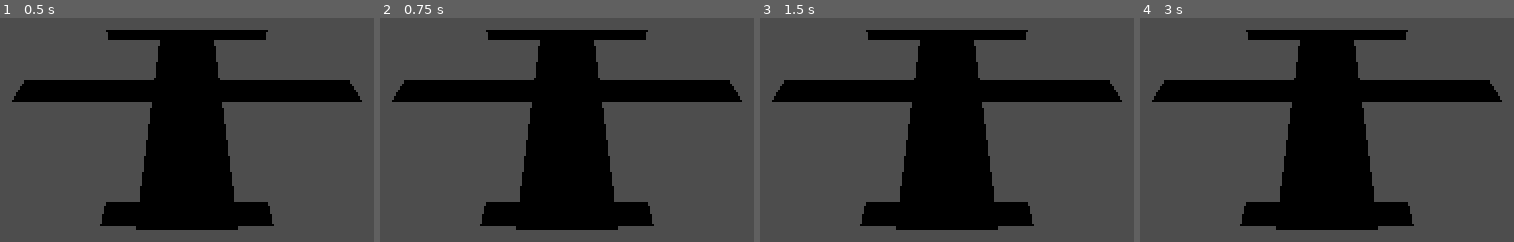
Above: before the commit, frames 1-4 (left to right).
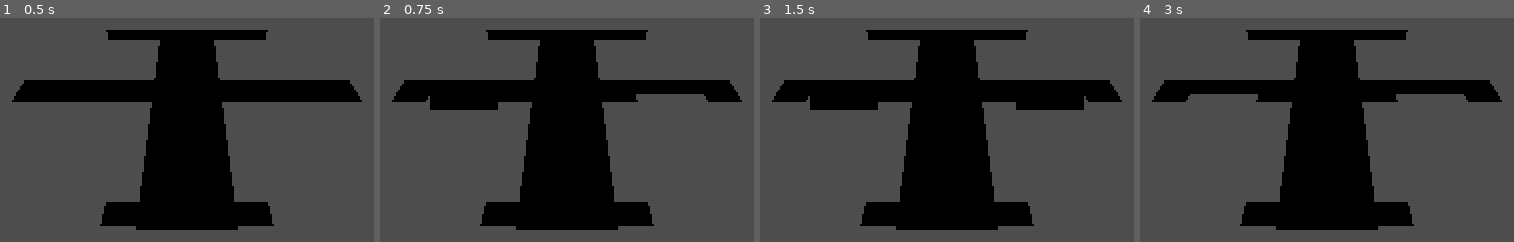
Above: after the commit, the same moments.

Repository: proximadams/Paper-Pilots
Game: Godot game, scene res://scenes/player.tscn
The game is run twice, just before and just after one commit, with the same random seed, the same clock (stepped at 60 frames per second) and the same inputs.
Inputs:
- Up to frame 1 (0.5 s): no input
- Up to frame 2 (0.75 s): tap Enter at 0.5 s; hold Right (move_right, bound only after the commit) from 0.53 s (still down)
- Up to frame 3 (1.5 s): tap Space at 1.25 s; release Right (move_right, bound only after the commit) at 1.28 s; hold Down (move_down, bound only after the commit) from 1.28 s (still down)
- Up to frame 4 (3 s): tap Enter at 2 s; release Down (move_down, bound only after the commit) at 2.03 s; hold Right (move_right, bound only after the commit) 2.03-2.78 s; tap Space at 2.75 s; hold Up (move_up, bound only after the commit) from 2.78 s (still down)

Frame 1 is identical in both runs. In frame 2, 1.3% of the frame differs, in the area x 12-88%, y 33-42%; in frame 3, 1.3%, in the area x 12-88%, y 34-42%; in frame 4, 1.3%.

Commit message:
player wings move with input

Diff:
--- a/project.godot
+++ b/project.godot
@@ -14,6 +14,33 @@
 run/main_scene="uid://b58w5vg0q13f8"
 config/features=PackedStringArray("4.4", "GL Compatibility")
 
+[input]
+
+move_left={
+"deadzone": 0.2,
+"events": [Object(InputEventKey,"resource_local_to_scene":false,"resource_name":"","device":-1,"window_id":0,"alt_pressed":false,"shift_pressed":false,"ctrl_pressed":false,"meta_pressed":false,"pressed":false,"keycode":0,"physical_keycode":4194319,"key_label":0,"unicode":0,"location":0,"echo":false,"script":null)
+, Object(InputEventJoypadMotion,"resource_local_to_scene":false,"resource_name":"","device":-1,"axis":0,"axis_value":-1.0,"script":null)
+]
+}
+move_right={
+"deadzone": 0.2,
+"events": [Object(InputEventKey,"resource_local_to_scene":false,"resource_name":"","device":-1,"window_id":0,"alt_pressed":false,"shift_pressed":false,"ctrl_pressed":false,"meta_pressed":false,"pressed":false,"keycode":0,"physical_keycode":4194321,"key_label":0,"unicode":0,"location":0,"echo":false,"script":null)
+, Object(InputEventJoypadMotion,"resource_local_to_scene":false,"resource_name":"","device":-1,"axis":0,"axis_value":1.0,"script":null)
+]
+}
+move_up={
+"deadzone": 0.2,
+"events": [Object(InputEventKey,"resource_local_to_scene":false,"resource_name":"","device":-1,"window_id":0,"alt_pressed":false,"shift_pressed":false,"ctrl_pressed":false,"meta_pressed":false,"pressed":false,"keycode":0,"physical_keycode":4194320,"key_label":0,"unicode":0,"location":0,"echo":false,"script":null)
+, Object(InputEventJoypadMotion,"resource_local_to_scene":false,"resource_name":"","device":-1,"axis":1,"axis_value":-1.0,"script":null)
+]
+}
+move_down={
+"deadzone": 0.2,
+"events": [Object(InputEventKey,"resource_local_to_scene":false,"resource_name":"","device":-1,"window_id":0,"alt_pressed":false,"shift_pressed":false,"ctrl_pressed":false,"meta_pressed":false,"pressed":false,"keycode":0,"physical_keycode":4194322,"key_label":0,"unicode":0,"location":0,"echo":false,"script":null)
+, Object(InputEventJoypadMotion,"resource_local_to_scene":false,"resource_name":"","device":-1,"axis":1,"axis_value":1.0,"script":null)
+]
+}
+
 [rendering]
 
 renderer/rendering_method="gl_compatibility"
--- a/scenes/player.tscn
+++ b/scenes/player.tscn
@@ -1,4 +1,6 @@
-[gd_scene load_steps=10 format=3 uid="uid://b58w5vg0q13f8"]
+[gd_scene load_steps=11 format=3 uid="uid://b58w5vg0q13f8"]
+
+[ext_resource type="Script" uid="uid://bbvj4iauu42wr" path="res://scripts/player.gd" id="1_3vyb7"]
 
 [sub_resource type="CapsuleShape3D" id="CapsuleShape3D_u8vuu"]
 height = 6.0
@@ -27,7 +29,12 @@
 [sub_resource type="BoxMesh" id="BoxMesh_fjrip"]
 size = Vector3(1.5, 0, 0.35)
 
-[node name="Player" type="CharacterBody3D"]
+[node name="Player" type="CharacterBody3D" node_paths=PackedStringArray("leftMoveableWing", "rightMoveableWing")]
+script = ExtResource("1_3vyb7")
+wingsLeftRotation = Vector2(30, -30)
+wingsUpRotation = Vector2(-30, -30)
+leftMoveableWing = NodePath("Rectangles/Wings/LeftMoveableWing")
+rightMoveableWing = NodePath("Rectangles/Wings/RightMoveableWing")
 
 [node name="CollisionShape3D" type="CollisionShape3D" parent="."]
 transform = Transform3D(1, 0, 0, 0, -4.37114e-08, -1, 0, 1, -4.37114e-08, 0, 0, 0)
@@ -52,10 +59,13 @@
 mesh = SubResource("BoxMesh_g2els")
 skeleton = NodePath("../../..")
 
-[node name="LeftMoveableWing" type="MeshInstance3D" parent="Rectangles/Wings"]
-transform = Transform3D(1, 0, 0, 0, 1, 0, 0, 0, 1, 1.5, 0, -0.375)
+[node name="LeftMoveableWing" type="Node3D" parent="Rectangles/Wings"]
+transform = Transform3D(1, 0, 0, 0, 1, 0, 0, 0, 1, 1.5, 0, -0.25)
+
+[node name="Rectangle" type="MeshInstance3D" parent="Rectangles/Wings/LeftMoveableWing"]
+transform = Transform3D(1, 0, 0, 0, 1, 0, 0, 0, 1, 0, 0, -0.125)
 mesh = SubResource("BoxMesh_qhqgy")
-skeleton = NodePath("../../..")
+skeleton = NodePath("../../../..")
 
 [node name="LeftOuterWing" type="MeshInstance3D" parent="Rectangles/Wings"]
 transform = Transform3D(1, 0, 0, 0, 1, 0, 0, 0, 1, 2.25, 0, -0.375)
@@ -67,10 +77,13 @@
 mesh = SubResource("BoxMesh_dqkch")
 skeleton = NodePath("../../..")
 
-[node name="RightMoveableWing" type="MeshInstance3D" parent="Rectangles/Wings"]
-transform = Transform3D(1, 0, 0, 0, 1, 0, 0, 0, 1, -1.5, 0, -0.375)
+[node name="RightMoveableWing" type="Node3D" parent="Rectangles/Wings"]
+transform = Transform3D(1, 0, 0, 0, 1, 0, 0, 0, 1, -1.5, 0, -0.25)
+
+[node name="Rectangle" type="MeshInstance3D" parent="Rectangles/Wings/RightMoveableWing"]
+transform = Transform3D(1, 0, 0, 0, 1, 0, 0, 0, 1, 0, 0, -0.125)
 mesh = SubResource("BoxMesh_qhqgy")
-skeleton = NodePath("../../..")
+skeleton = NodePath("../../../..")
 
 [node name="RightInnerWing" type="MeshInstance3D" parent="Rectangles/Wings"]
 transform = Transform3D(1, 0, 0, 0, 1, 0, 0, 0, 1, -0.75, 0, -0.375)
--- /dev/null
+++ b/scripts/player.gd
@@ -0,0 +1,16 @@
+extends CharacterBody3D
+
+const WING_DEGREES = 45.0
+
+@export var wingsLeftRotation: Vector2
+@export var wingsUpRotation  : Vector2
+
+@export var leftMoveableWing : Node3D
+@export var rightMoveableWing: Node3D
+
+func _process(_delta: float) -> void:
+	var inputDirection = Vector2()
+	inputDirection.x = (Input.get_action_strength('move_left') - Input.get_action_strength('move_right'))
+	inputDirection.y = (Input.get_action_strength('move_up') - Input.get_action_strength('move_down'))
+	leftMoveableWing.rotation.x  = deg_to_rad(inputDirection.x + inputDirection.y) * WING_DEGREES
+	rightMoveableWing.rotation.x = deg_to_rad(-inputDirection.x + inputDirection.y) * WING_DEGREES
Not shown, added: scripts/player.gd.uid
